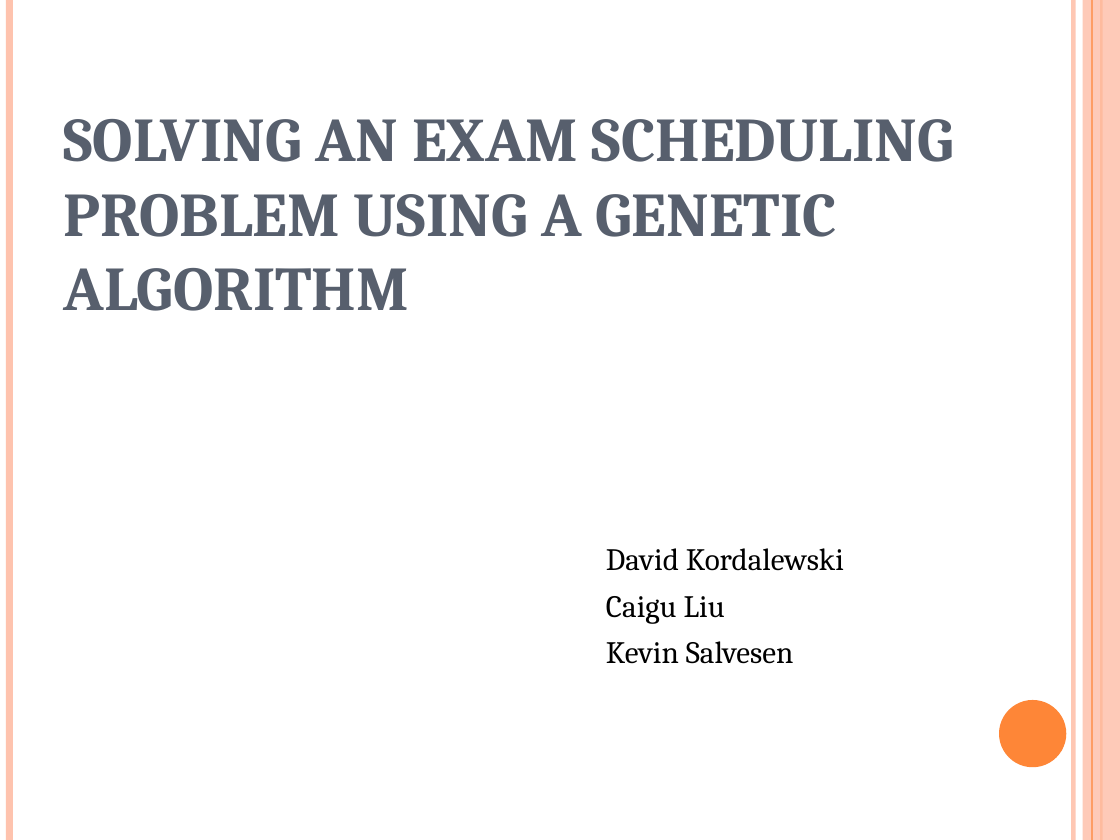
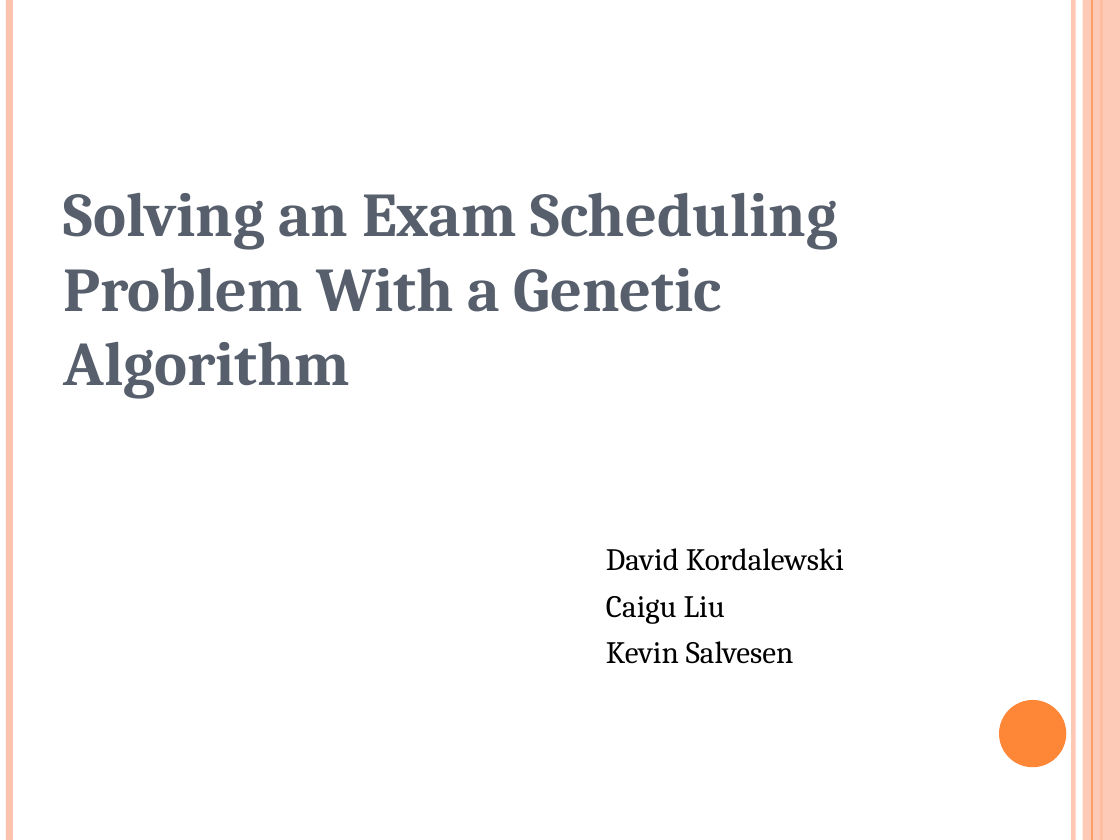
Before and after one commit to putrakoreng/csc384-genetic-algorithms-project, a slide deck: slide 1 of GA_TestBench/Data Files/presentation.ppt. Drawn at 1120x840 pixels with LibreOffice and Linux fonts; fonts in the diff are those of the drawing. Boxes give left, top, right and bottom in pixels: in the first picture for what was removed or moved away, otherwise in the second. Text is boxed around its words. In the diff, an @@ line names an element or a change of style, - is before the commit and + after.

```diff
--- a/GA_TestBench/Data Files/presentation.ppt
+++ b/GA_TestBench/Data Files/presentation.ppt
@@ title at (x1=64, y1=192, x2=838, y2=399): text changed @@
-SOLVING AN EXAM SCHEDULING PROBLEM USING A GENETIC ALGORITHM
+Solving an Exam Scheduling Problem With a Genetic Algorithm
```
Also in this commit, not shown: 7 other slides changed, 9 slides added, 7 slides removed, 1 other file.
